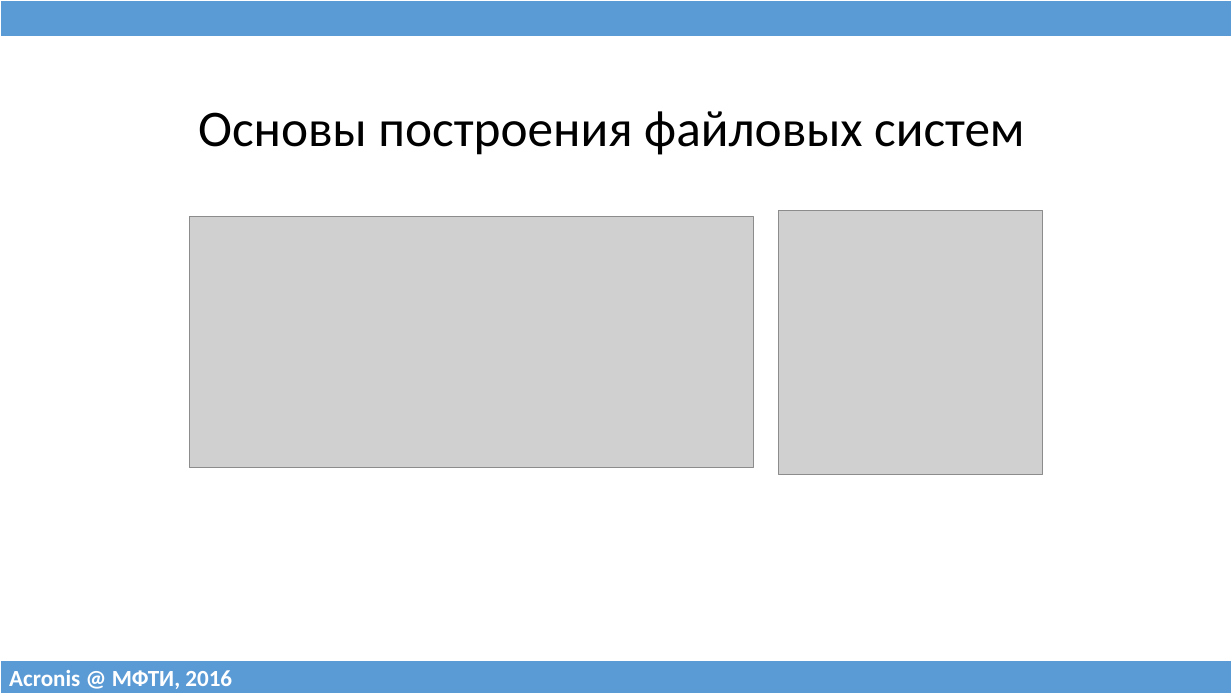
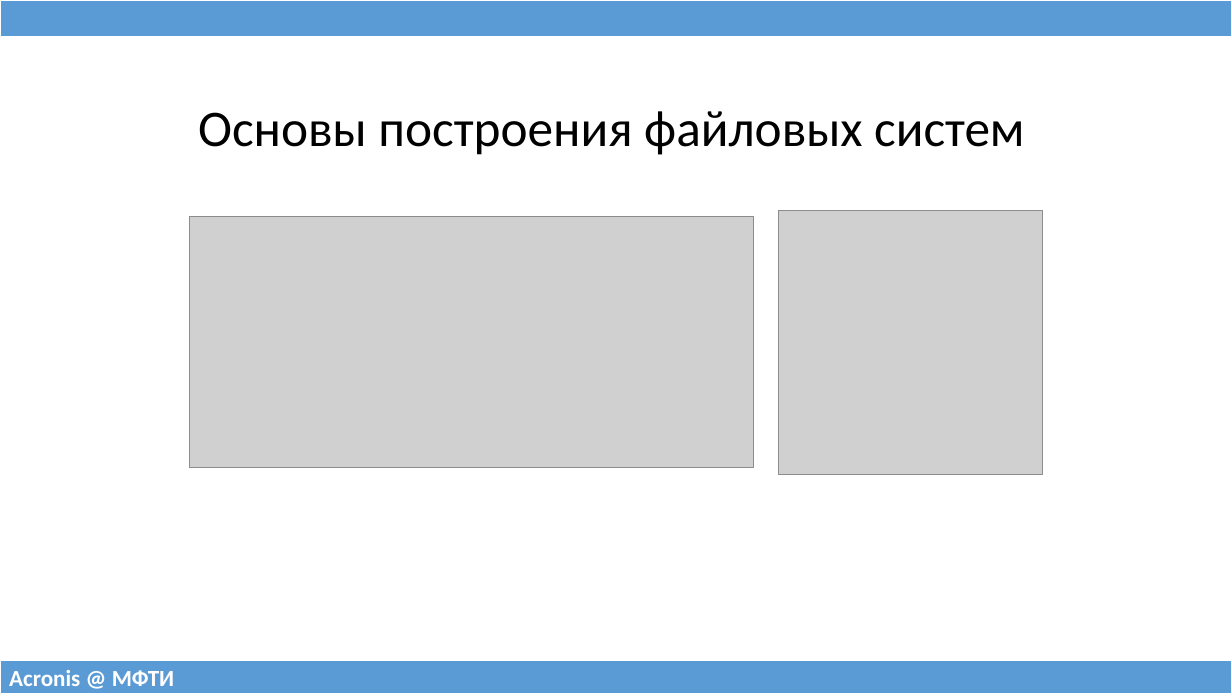
Before and after one commit to 75cc8545e7b021ed280ed0ef99fc7fc4/filesystems-101, a slide deck: slide 1 of talks/src/class09.pptx. Drawn at 1232x693 pixels with LibreOffice and Linux fonts; fonts in the diff are those of the drawing; grey boxes stand for pictures. Boxes give left, top, right and bottom in pixels: in the first picture for what was removed or moved away, otherwise in the second. Text is boxed around its words. In the diff, an @@ line names an element or a change of style, - is before the commit and + after.

```diff
--- a/talks/src/class09.pptx
+++ b/talks/src/class09.pptx
@@ table at [0,660,1232,693] @@
-row 1, column 1: Acronis @ МФТИ, 2016
+row 1, column 1: Acronis @ МФТИ
```
Also in this commit, not shown: 3 other slides changed, 1 other file.
